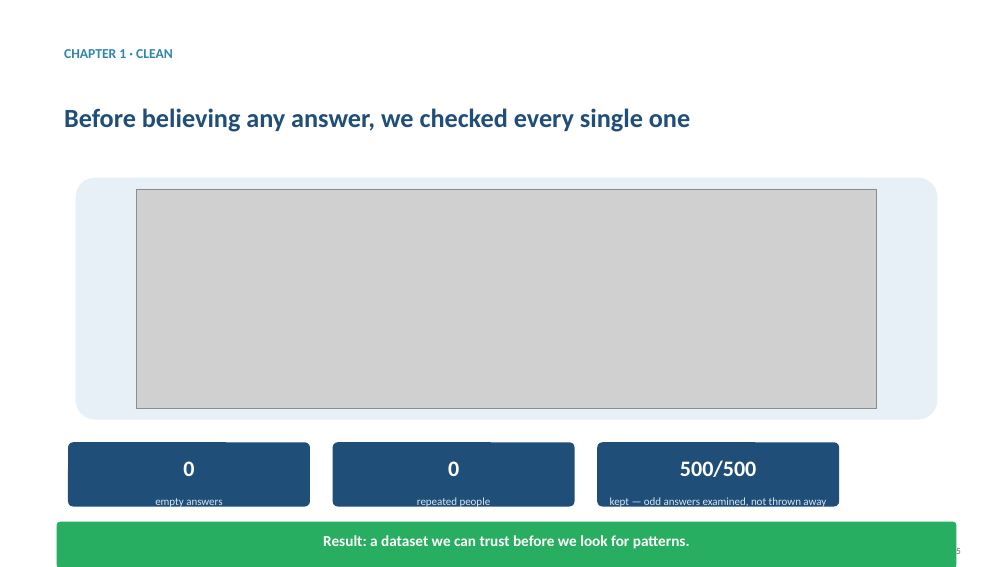
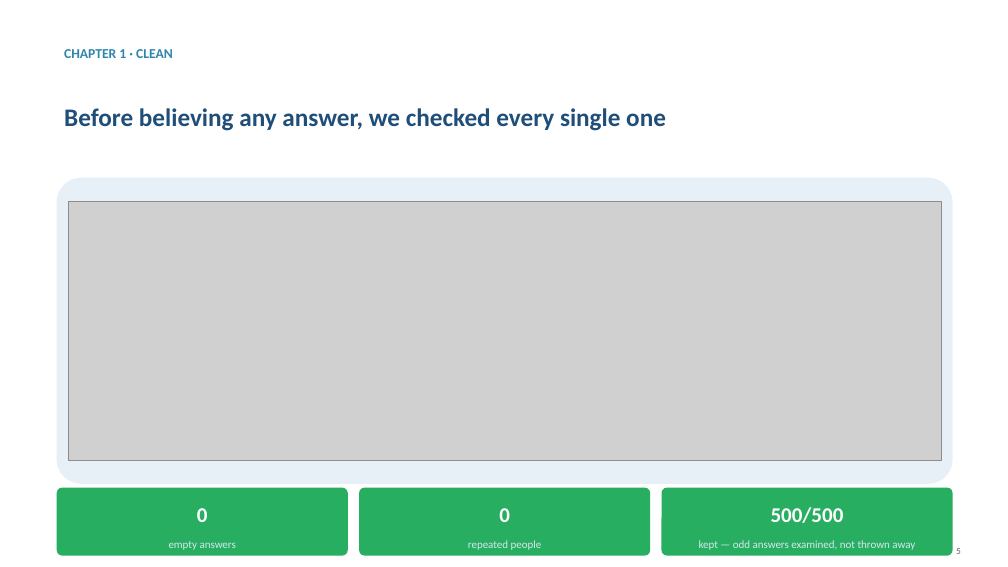
Before and after one commit to jaismine19/social-media-stress-analysis, a slide deck: slide 5 of presentation/Social_Media_Stress_Presentation.pptx. Drawn at 1008x567 pixels with LibreOffice and Linux fonts; fonts in the diff are those of the drawing; grey boxes stand for pictures. Boxes give left, top, right and bottom in pixels: in the first picture for what was removed or moved away, otherwise in the second. Text is boxed around its words. In the diff, an @@ line names an element or a change of style, - is before the commit and + after.

Commit message:
Enforce strict layout grid: identical margins, panel sizes, chip positions and takeaway bars on every slide

```diff
--- a/presentation/Social_Media_Stress_Presentation.pptx
+++ b/presentation/Social_Media_Stress_Presentation.pptx
@@ text "Before believing any answer, we ..." at [64,108,666,131]: size 25 to 24 pt @@
@@ rounded rectangle: place and size @@
-rounded rectangle at [76,178,938,420]
+rounded rectangle at [57,178,953,484]
@@ picture: place and size @@
-picture at [136,189,877,408]
+picture at [68,202,941,461]
@@ rounded rectangle removed at [333,442,575,507] @@
@@ rounded rectangle removed at [597,442,839,507] @@
@@ text "0": place and size @@
-text "0" at [183,461,194,476]
+text "0" at [197,508,208,522]
@@ rounded rectangle: place and size @@
-rounded rectangle at [68,442,310,507]
+rounded rectangle at [57,488,348,556]
@@ rounded rectangle at [57,488,348,556]: fill #1F4E79 to #27AE60 @@
@@ text "0": place and size @@
-text "0" at [448,461,459,476]
+text "0" at [499,508,510,522]
@@ rounded rectangle: place and size @@
-rounded rectangle at [57,522,957,567]
+rounded rectangle at [359,488,650,556]
@@ size 21 to 20 pt in 3 elements at [197,508,208,522], [499,508,510,522], [771,507,844,523] @@
@@ text "500/500": place and size @@
-text "500/500" at [680,460,756,477]
+text "500/500" at [771,507,844,523]
@@ rounded rectangle added at [662,488,953,556], fill #27AE60 @@
@@ text "empty answers": place and size @@
-text "empty answers" at [155,498,222,508]
+text "empty answers" at [169,541,236,550]
@@ text removed at [323,535,690,549] @@
-Result: a dataset we can trust before we look for patterns.
@@ text "repeated people": place and size @@
-text "repeated people" at [417,497,491,508]
+text "repeated people" at [468,540,542,550]
@@ text "kept — odd answers examined, ...": place and size @@
-text "kept — odd answers examined, ..." at [610,496,826,508]
+text "kept — odd answers examined, ..." at [699,540,915,550]
```
Also in this commit, not shown: 18 other slides changed.
